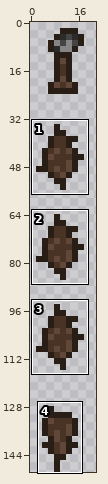
A sprite sheet gets an edit: Elements/Weapons/Summoner/Whips/WoodenWhipProjectile.png. The picture above shows the old version from afar; the outline marks the close-up.
Close-up. Earlier state:
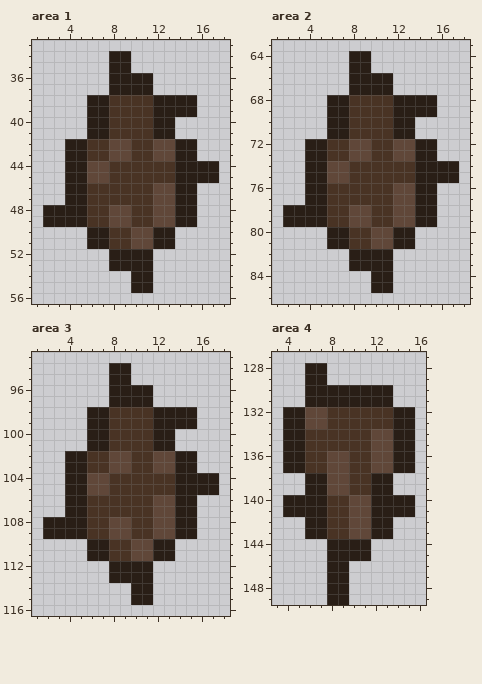
The file is 22x150 pixels. Colours within 5 levels of each other are drawn and written as one. Shown: area 1: x 1..18, y 33..56; area 2: x 1..18, y 63..86; area 3: x 1..18, y 93..116; area 4: x 3..16, y 127..149.
The same view after the edit:
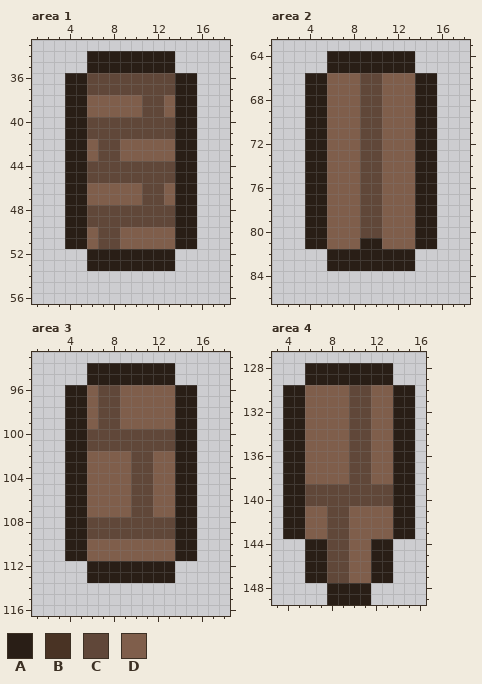
Palette (. is transparent): A #291e16  B #493324  C #604739  D #7f5e4b
The edit:
Changed rows in their new state; - is an unchanged pixel.
Area 1:
first column x 2:
34 ----AA--AAAA----
35 ----AA--AAAA----
36 --AACCCCCCCCAA--
37 --AACCCCCCCCAA--
38 --AADDDDDCCD----
39 --AADDDDDCCD----
40 --AACCCCCCCCAA--
41 --AACCCCCCCCAA--
42 ----DC-DDDDD----
43 ----DC-DDDDD----
44 ------CCCCCC--..
45 ------CCCCCC--..
46 ----DDDDDC-D----
47 ----DDDDDC-D----
48 ..--CC--CC------
49 ..--CC--CC------
50 --AADCCDDDDDAA--
51 --AADCCDDDDDAA--
52 ----AA----AA----
53 ----AA----AA----
54 --------..------
55 --------..------
Area 2:
first column x 2:
64 ----AA--AAAA----
65 ----AA--AAAA----
66 --AADDDCCDDDAA--
67 --AADDDCCDDDAA--
68 --AADDDCCDDD----
69 --AADDDCCDDD----
70 --AADDDCCDDDAA--
71 --AADDDCCDDDAA--
72 ----DDD-CDDD----
73 ----DDD-CDDD----
74 ----DDDCCDDD--..
75 ----DDDCCDDD--..
76 ----DDDCCDDD----
77 ----DDDCCDDD----
78 ..--DDD-CDDD----
79 ..--DDD-CDDD----
80 --AADDDC-DDDAA--
81 --AADDDAADDDAA--
82 ----AA----AA----
83 ----AA----AA----
84 --------..------
85 --------..------
Area 3:
first column x 2:
 94 ----AA--AAAA----
 95 ----AA--AAAA----
 96 --AADCCDDDDDAA--
 97 --AADCCDDDDDAA--
 98 --AADCCDDDDD----
 99 --AADCCDDDDD----
100 --AACCCCCCCCAA--
101 --AACCCCCCCCAA--
102 ----DDDDCCDD----
103 ----DDDDCCDD----
104 ----DDDDCCDD--..
105 ----DDDDCCDD--..
106 ----DDDDCCDD----
107 ----DDDDCCDD----
108 ..--CC--CC------
109 ..--CC--CC------
110 --AADDDDDDDDAA--
111 --AADDDDDDDDAA--
112 ----AA----AA----
113 ----AA----AA----
114 --------..------
115 --------..------
Area 4:
first column x 4:
128 ----AAAAAA--
129 ----AAAAAA--
130 AADDDDCCDDAA
131 AADDDDCCDDAA
132 --DDDDCCDD--
133 --DDDDCCDD--
134 --DDDDCCDD--
135 --DDDDCCDD--
136 --DDDDCCDD--
137 --DDDDCCDD--
138 AADDDDCCDDAA
139 AACC--CCCCAA
140 --CCCC--CC--
141 --DDCCDDDD--
142 AADDCCDDDDAA
143 AADDCCDDDDAA
144 --AACCDDAA--
145 --AACCDDAA--
146 --AACCDDAA--
147 --AACCDDAA--
148 ------AA----
149 ------AA----
